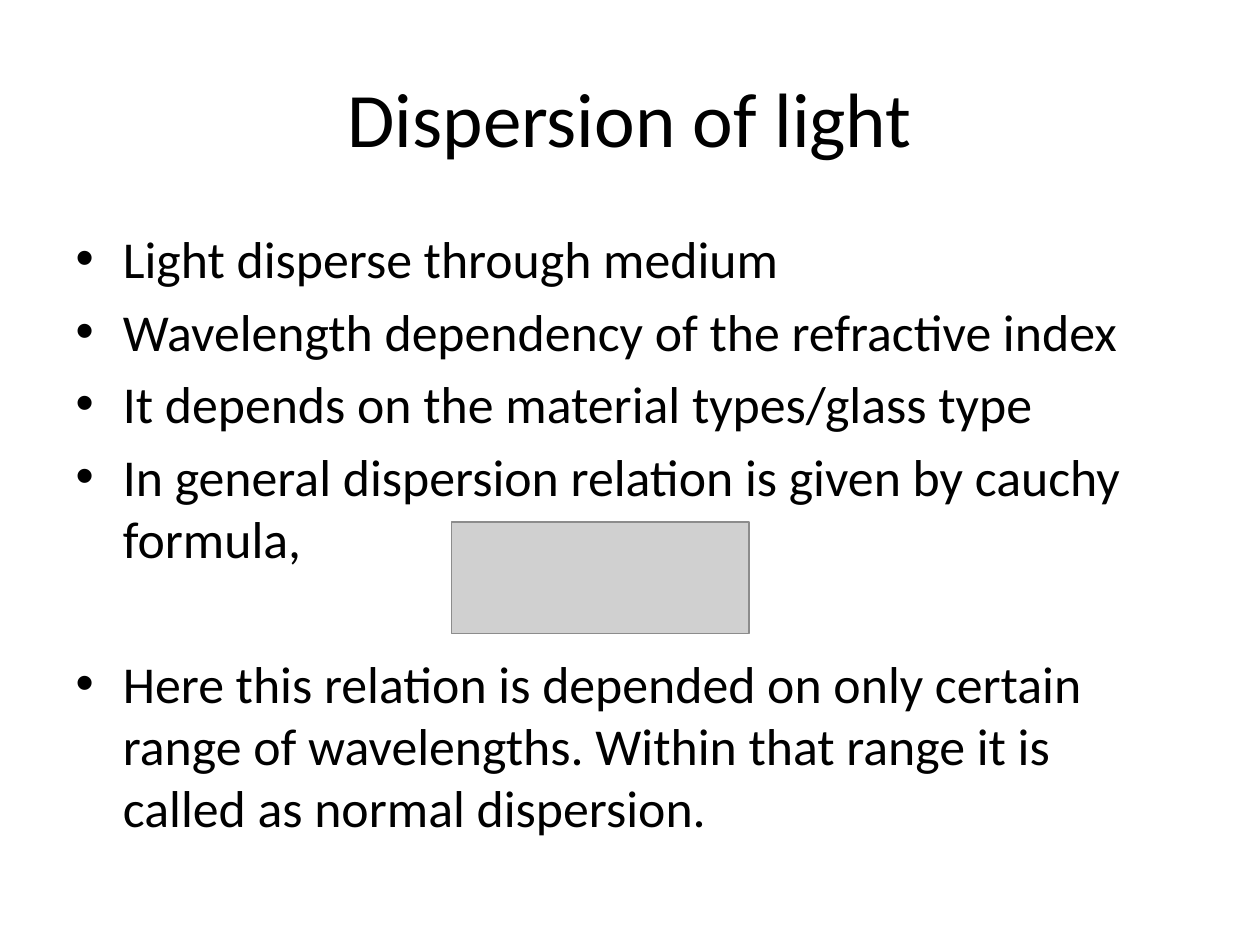
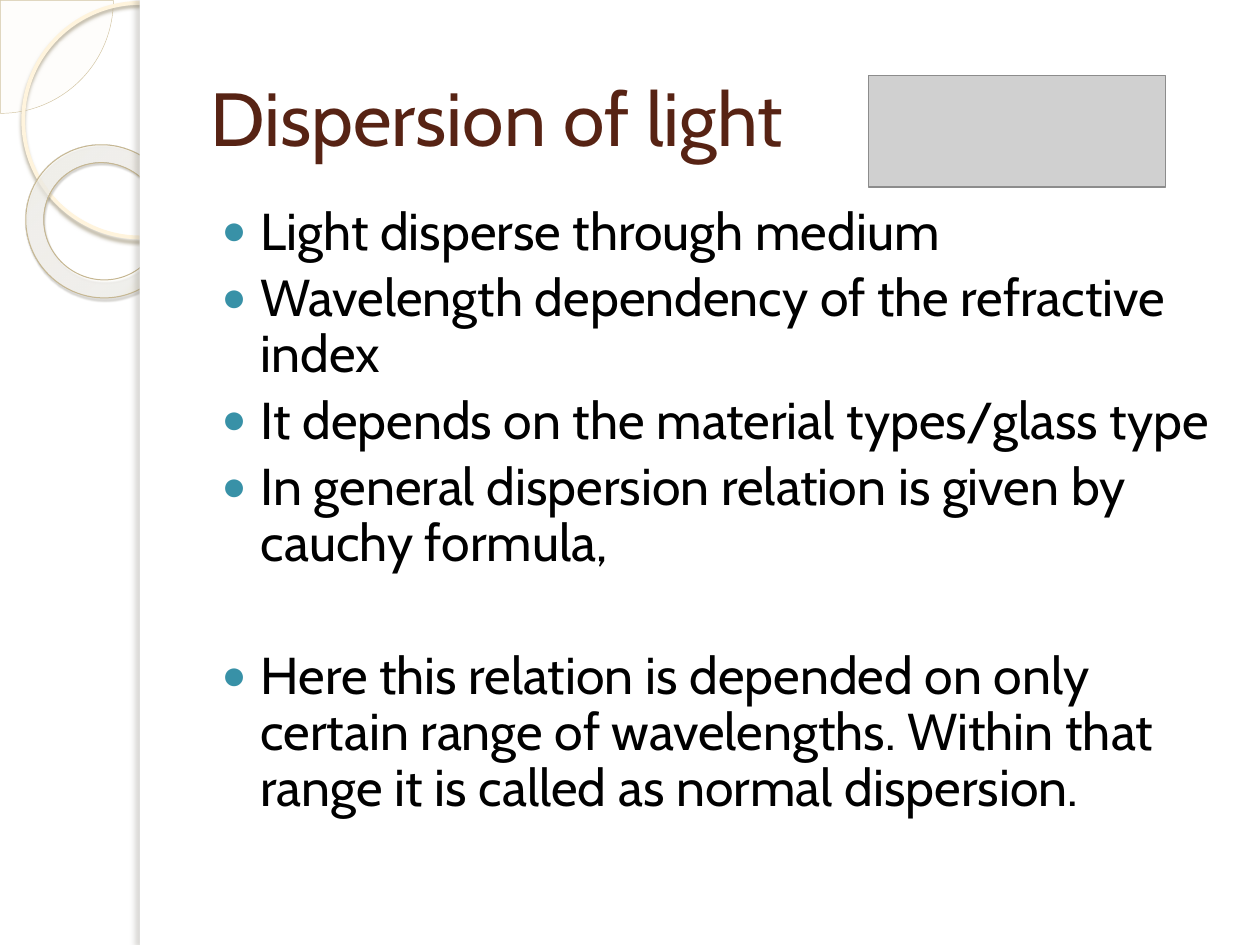
Before and after one commit to rid181198/optical-properties, a slide deck: slide 2 of Optical analysis of different glass types.pptx. Drawn at 1260x945 pixels with LibreOffice and Linux fonts; fonts in the diff are those of the drawing; grey boxes stand for pictures; background and template pictures are left out. Boxes give left, top, right and bottom in pixels: in the first picture for what was removed or moved away, otherwise in the second. Text is boxed around its words. In the diff, an @@ line names an element or a change of style, - is before the commit and + after.

```diff
--- a/Optical analysis of different glass types.pptx
+++ b/Optical analysis of different glass types.pptx
@@ pie slice (boxed as its full ellipse) added at (0, 0, 113, 113), fill #FEFAF4 at 33% opacity, outline #D3C39F 0.25 pt @@
@@ ellipse added at (23, 3, 257, 237), outline #FFF5DE 2.15 pt @@
@@ rectangle added at (140, 0, 1260, 945), fill #FFFFFF @@
@@ rectangle added at (140, 0, 150, 945), fill #FFFFFF @@
@@ title "Dispersion of light": place and size @@
-title "Dispersion of light" at (348, 93, 911, 161)
+title "Dispersion of light" at (210, 89, 783, 162)
@@ title "Dispersion of light" at (210, 89, 783, 162): size 44 to 43 pt, font Calibri to Cabin, text colour #000000 to #572314; alignment centre to left @@
@@ picture: place and size @@
-picture at (451, 522, 748, 634)
+picture at (868, 76, 1166, 188)
@@ donut added at (0, 113, 211, 329), fill gradient #FFFCF6 to #FFFEFB to #F0D28E, outline #C7B893 0.58 pt @@
@@ text "Light disperse through medium": place and size @@
-text "Light disperse through medium" at (123, 242, 1120, 836)
+text "Light disperse through medium" at (261, 211, 1209, 818)
@@ text "Light disperse through medium" at (261, 211, 1209, 818): font Calibri to Cabin; bullet • to ●; line spacing 1 to 0.9 @@
```
Also in this commit, not shown: 11 other slides changed, 6 slides added, 2 slides removed, 1 other file.
